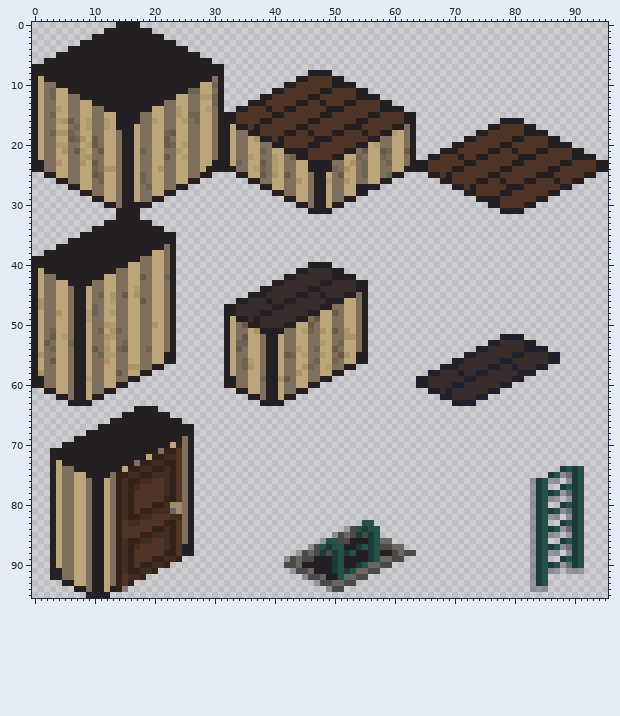
A pixel-art file gets an edit: Assets/Sprites/interior-iso-tiles.aseprite. The picture above was drawn from the file before the commit.
96x96 pixels, 1 frame. Colours within 5 levels of each other are drawn and written as one.
Now the later version:
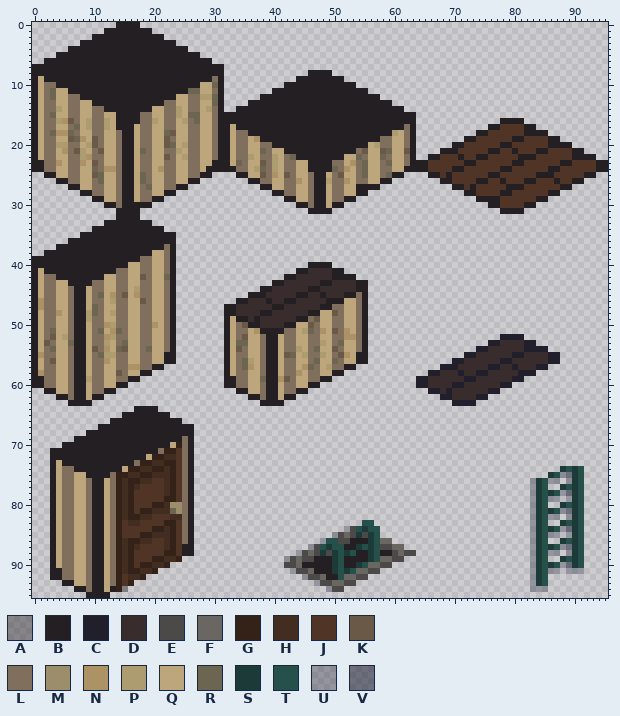
Palette (. is transparent): A #231f2369  B #231f23  C #211f2b  D #392c2c  E #4c4a49  F #6a6662  G #342219  H #432d21  J #503526  K #6b5948  L #806f5c  M #9c8e6b  N #ad9266  P #ad9c6f  Q #bda67b  R #6b6551  S #1c3a38  T #26504a  U #1d203552  V #1d20358a
The commit says: top halfwall black
Diff:
Changed rows in their new state; - is an unchanged pixel.
Layer "Flattened":
first column x 34:
 9 ------------BBBB------------
10 ----------BBBBBB------------
11 --------BBBBBB--BBBB--------
12 ------BBBBBB--BBBBBB--------
13 -----BBBBB--BB-BBB--BBBB----
14 --BBB-BB--BBBBB---BBBBBB----
15 BBBBBB--BBBBBB--BBBBBB--BBBB
16 BBBB--BBBBBB--BBBBBB--BBBBBB
17 --B-BBBBBB--BBBBBB---BBBBB--
18 ----BBBB--BB-BBB--BBB-BB----
19 ------B-BBBBB---BBBBBB------
20 --------BBBB--BBBBBB--------
21 ------------BBBBBB----------
22 ------------BBBB------------
Changed places in both pictures, as pixel boxes (x1, y1, x2, y2):
changed: (236, 76, 404, 160)
